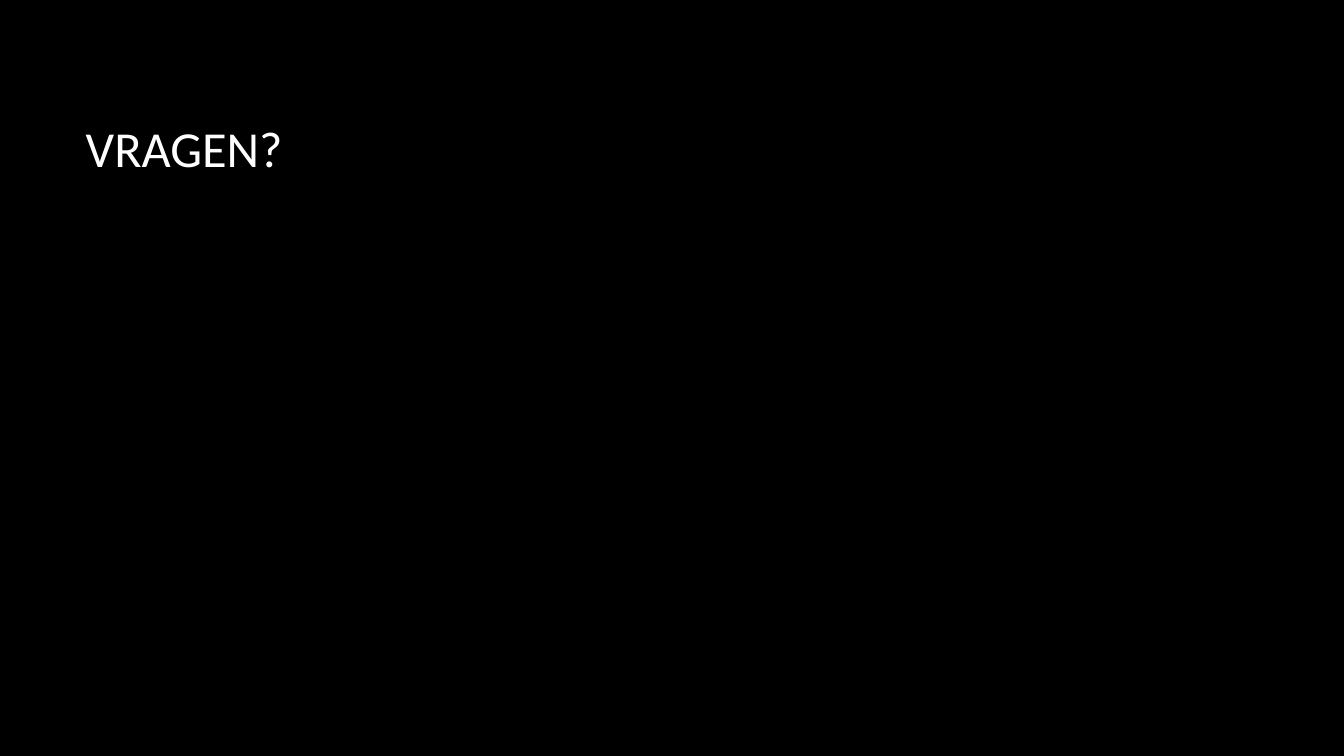
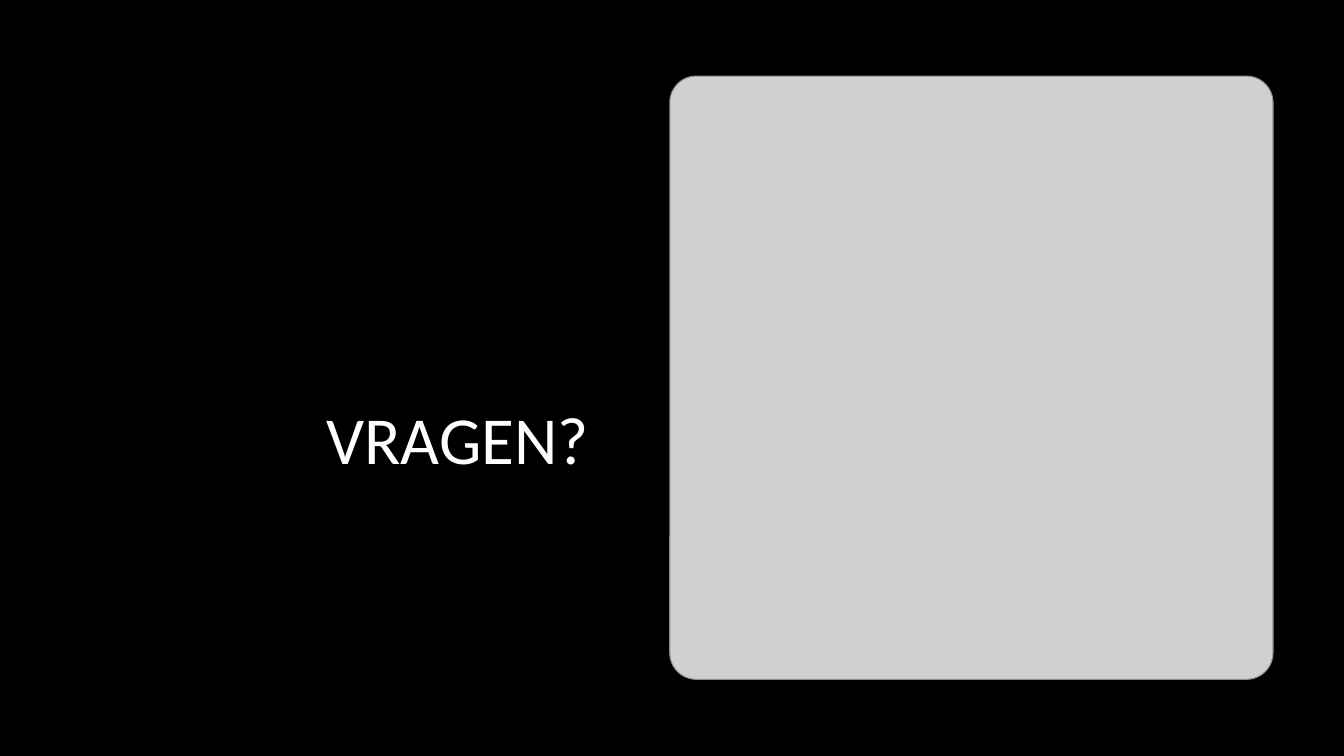
Before and after one commit to Matthijs-Hart/Project-5-6---Floating-Farm, a slide deck: slide 12 of Presentaties/Sprint 6.pptx. Drawn at 1344x756 pixels with LibreOffice and Linux fonts; fonts in the diff are those of the drawing; grey boxes stand for pictures; background and template pictures are left out. Boxes give left, top, right and bottom in pixels: in the first picture for what was removed or moved away, otherwise in the second. Text is boxed around its words. In the diff, an @@ line names an element or a change of style, - is before the commit and + after.

```diff
--- a/Presentaties/Sprint 6.pptx
+++ b/Presentaties/Sprint 6.pptx
@@ title "VRAGEN?" at bbox=[326, 418, 588, 465]: size 36 to 48 pt; alignment left to right; vertical alignment middle to bottom @@
@@ picture added at bbox=[670, 77, 1273, 680] @@
```
Also in this commit, not shown: 3 other slides changed, 2 other files.
